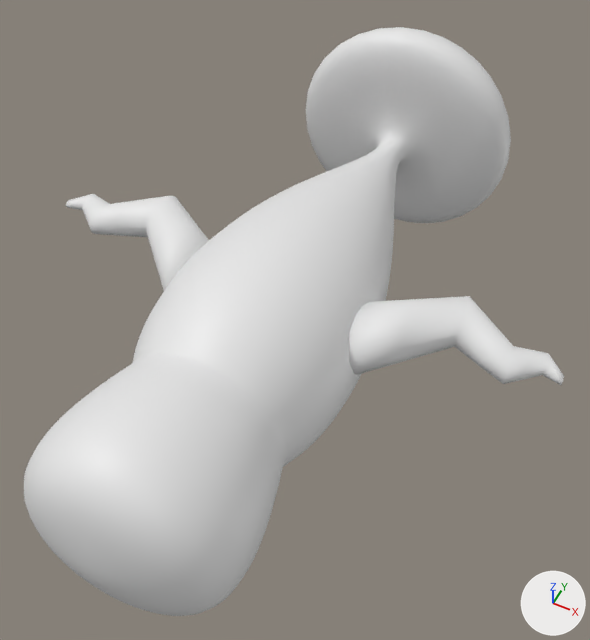
The glTF model frontend/public/fish464.glb: old version first, new version second.
Both versions are drawn from a 50 mm camera at (4.01, -11.81, 9.3) aimed at (-0.03, -3.73, -0.8). Every picture has the same lights, and +X, +Y and +Z are marked at lower right. The first picture is the older version. Vertices at exactly the same position are counted once.

Names of what the first picture shows: 'Fish'.
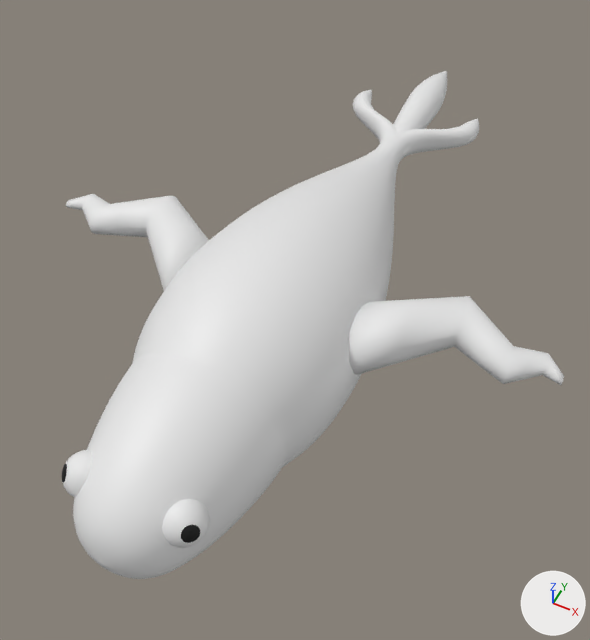
Edits to the bpy script that builds the scene:
```text
Add mat_tailmaterial_332:
    mat_tailmaterial_332 = principled_material('TailMaterial.332')
    mat_tailmaterial_332.base_color = (0.8, 0.8, 0.8)  # white #e7e7e7
Add mat_material_665:
    mat_material_665 = principled_material('Material.665')
    mat_material_665.base_color = (0.0, 0.0, 0.0)  # black #000000
Change me_headmesh4_098:
    used by ob_fish; location = (0.0, 0.0, 0.0)
    remove me_headmesh4_098.from_pydata(...)  # 5760 vertices, 11508 faces; spans x -4.23..4.23, y -9.11..3.68, z -2.05..2.05
    add me_headmesh4_098.from_pydata(...)  # 9475 vertices, 18967 faces; spans x -4.23..4.23, y -8.94..3.27, z -1.57..1.57
    me_headmesh4_098 part 1: a new loose piece of 482 vertices spanning x 0.39..1.01, y -8.48..-7.86, z 0.09..0.71
    me_headmesh4_098 part 2: a new loose piece of 482 vertices spanning x -1.01..-0.39, y -8.48..-7.86, z 0.09..0.71
    me_headmesh4_098 part 3: 1490 vertices removed from x -2.05..2.05, y 0.18..3.68, z -2.05..2.05; 4241 vertices added at x -1.28..1.28, y 0.15..3.27, z -0.33..0.33
    me_headmesh4_098 part 4: 1504 vertices removed from x -1.53..1.53, y -9.11..-6.8, z -1.53..1.53; 1504 vertices added at x -1.24..1.24, y -8.94..-6.68, z -1.24..1.24
    add me_headmesh4_098.materials.append(mat_material_665)  # black #000000
    add me_headmesh4_098.materials.append(mat_tailmaterial_332)  # white #e7e7e7
```

What differs and where, as boxes (x1, y1, x2, y2) in the pictures (590 x 640 px; the box of a moved part takes in the faces that stretch with it):
'Fish', reshaped (7% narrower, 14% shorter): before (24, 27, 564, 616); after (62, 71, 564, 579)
part 1 of me_headmesh4_098, added: after (163, 499, 210, 548)
part 2 of me_headmesh4_098, added: after (62, 450, 92, 498)
part 3 of me_headmesh4_098, cut back: before (305, 27, 511, 223); after (353, 71, 479, 159)
part 4 of me_headmesh4_098, moved or reshaped: before (24, 356, 285, 616); after (73, 356, 285, 579)
